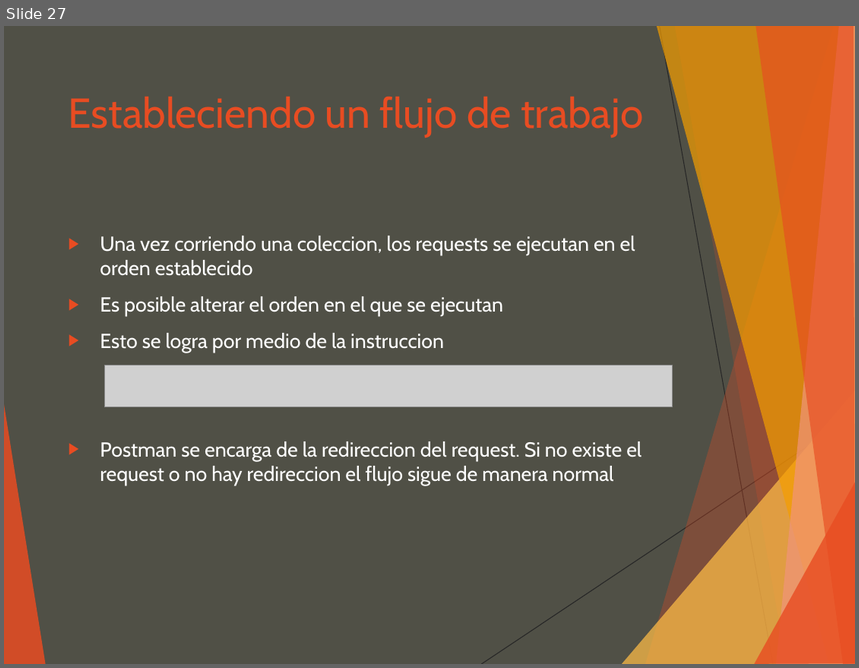
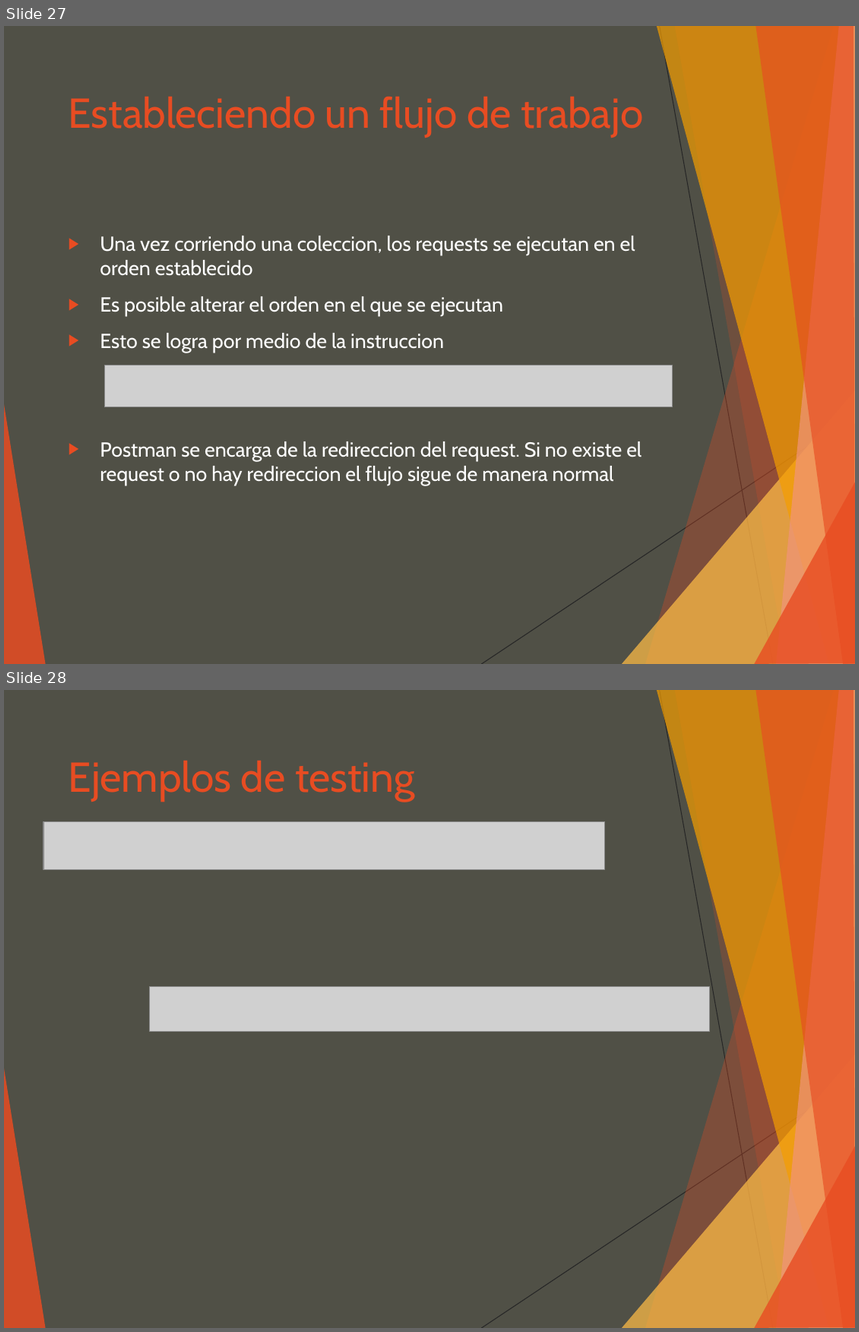
Before and after one commit to luisgepeto/PostmanCourse, a slide deck: Presentacion - Copy.ppt. Shown one above the other, each under a label of ours: slide 27 before the commit, slides 27 and 28 after it. The pictures are 859x668 and 859x1332 pixels, drawn with LibreOffice and Linux fonts; fonts in the diff are those of the drawing; grey boxes stand for pictures. Boxes give left, top, right and bottom in pixels: in the first picture for what was removed or moved away, otherwise in the second. Text is boxed around its words. In the diff, an @@ line names an element or a change of style, - is before the commit and + after.

```diff
--- a/Presentacion - Copy.ppt
+++ b/Presentacion - Copy.ppt
@@ slide 28 added at (x1=4, y1=690, x2=855, y2=1328), background #505046; not listed: 10 template elements that a slide beside it also shows @@
@@ title added at (x1=69, y1=760, x2=415, y2=802), 39 pt, text #E84C22 @@
+Ejemplos de testing
@@ picture added at (x1=44, y1=821, x2=605, y2=869) @@
@@ picture added at (x1=150, y1=986, x2=710, y2=1031) @@
```
Also in this commit, not shown: 4 other files.
